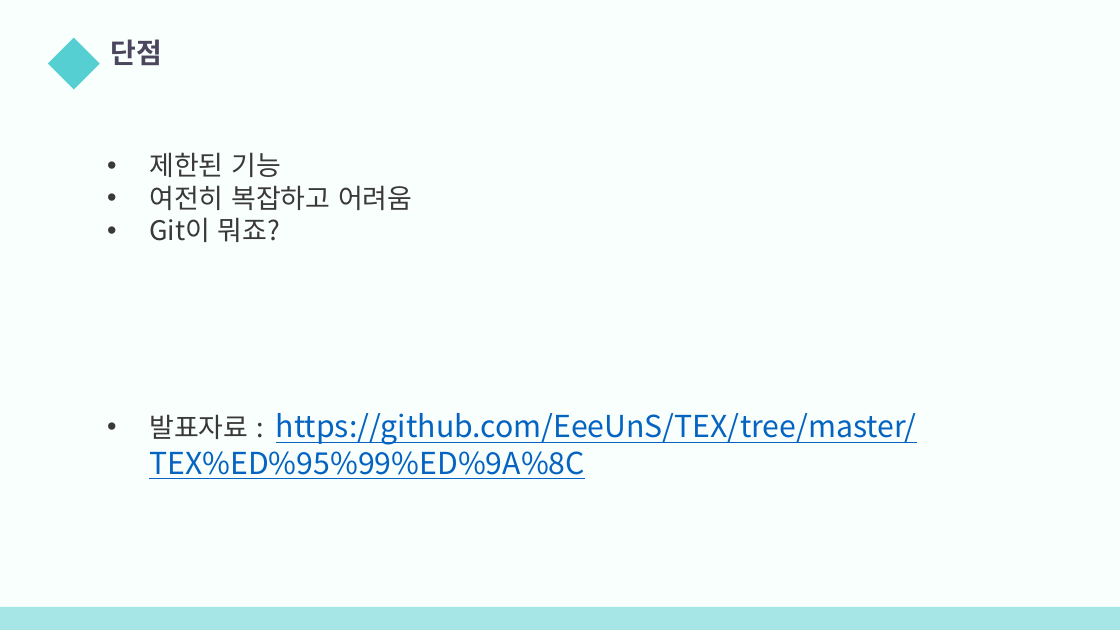
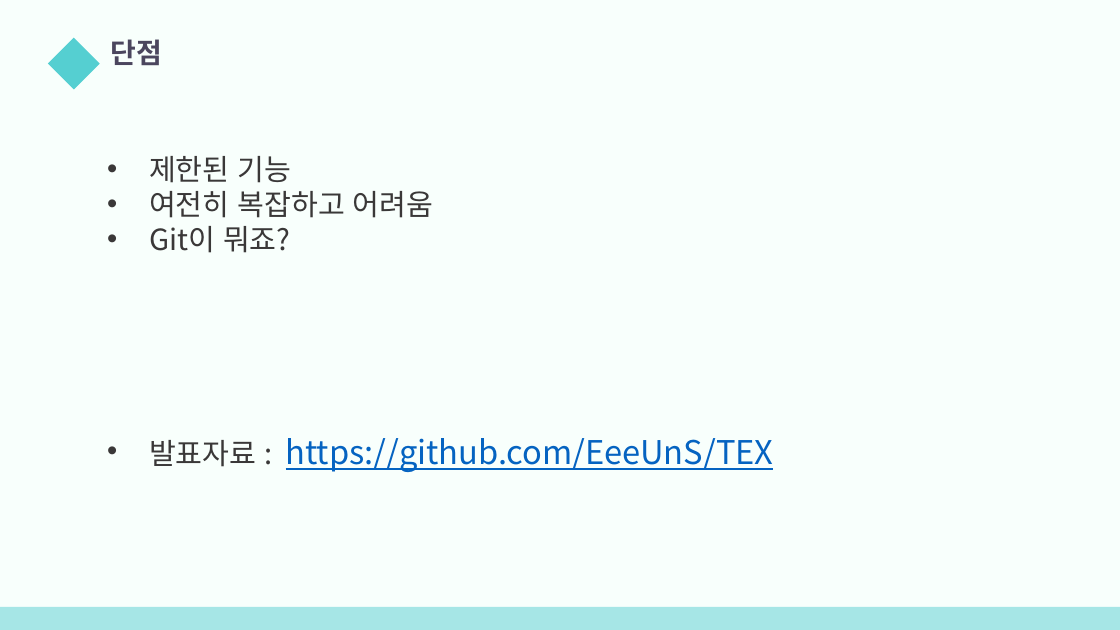
Before and after one commit to EeeUnS/TEX, a slide deck: slide 33 of GithubBlogAndLatex.pptx. Drawn at 1120x630 pixels with LibreOffice and Linux fonts; fonts in the diff are those of the drawing; background and template pictures are left out. Boxes give left, top, right and bottom in pixels: in the first picture for what was removed or moved away, otherwise in the second. Text is boxed around its words. In the diff, an @@ line names an element or a change of style, - is before the commit and + after.

```diff
--- a/GithubBlogAndLatex.pptx
+++ b/GithubBlogAndLatex.pptx
@@ text at (149,156,433,253): size 23.1 to 25 pt in "제한된 기능", "여전히 복잡하고 어려움", "Git이 뭐죠?" @@
@@ text at (149,438,774,472): text changed; size 25.9 to 28 pt @@
-• 발표자료 : https://github.com/EeeUnS/TEX/tree/master/TEX%ED%95%99%ED%9A%8C
+• 발표자료 : https://github.com/EeeUnS/TEX
```
